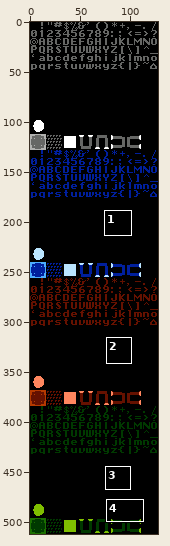
Sprite sheet: graphics/map_tile_options.png. Above: a wide view before the commit, with the close-up outlined.
Close-up. Before the commit:
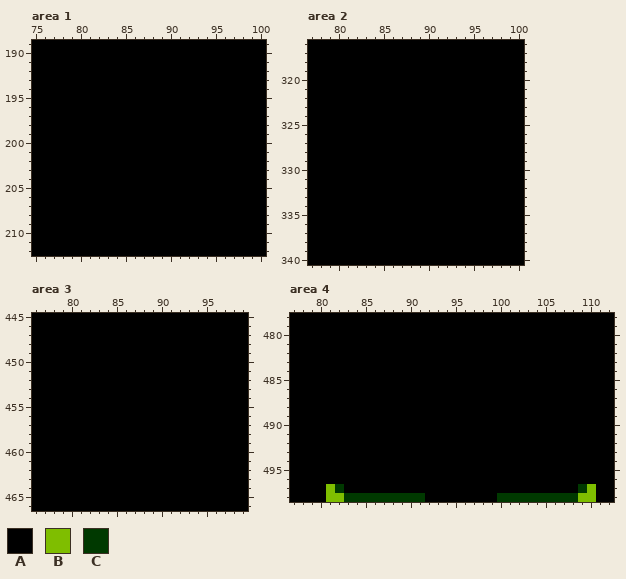
The file is 128x512 pixels. Shown: area 1: x 75..100, y 189..212; area 2: x 77..100, y 316..340; area 3: x 76..99, y 445..466; area 4: x 77..112, y 478..498. The commit also changed other parts of the picture, which this record leaves out.
Palette (. is transparent): A #000000  B #7fbe00  C #003900
Pixels before, area 1, first column x 75:
189 AAAAAAAAAAAAAAAAAAAAAAAAAA
190 AAAAAAAAAAAAAAAAAAAAAAAAAA
191 AAAAAAAAAAAAAAAAAAAAAAAAAA
192 AAAAAAAAAAAAAAAAAAAAAAAAAA
193 AAAAAAAAAAAAAAAAAAAAAAAAAA
194 AAAAAAAAAAAAAAAAAAAAAAAAAA
195 AAAAAAAAAAAAAAAAAAAAAAAAAA
196 AAAAAAAAAAAAAAAAAAAAAAAAAA
197 AAAAAAAAAAAAAAAAAAAAAAAAAA
198 AAAAAAAAAAAAAAAAAAAAAAAAAA
199 AAAAAAAAAAAAAAAAAAAAAAAAAA
200 AAAAAAAAAAAAAAAAAAAAAAAAAA
201 AAAAAAAAAAAAAAAAAAAAAAAAAA
202 AAAAAAAAAAAAAAAAAAAAAAAAAA
203 AAAAAAAAAAAAAAAAAAAAAAAAAA
204 AAAAAAAAAAAAAAAAAAAAAAAAAA
205 AAAAAAAAAAAAAAAAAAAAAAAAAA
206 AAAAAAAAAAAAAAAAAAAAAAAAAA
207 AAAAAAAAAAAAAAAAAAAAAAAAAA
208 AAAAAAAAAAAAAAAAAAAAAAAAAA
209 AAAAAAAAAAAAAAAAAAAAAAAAAA
210 AAAAAAAAAAAAAAAAAAAAAAAAAA
211 AAAAAAAAAAAAAAAAAAAAAAAAAA
212 AAAAAAAAAAAAAAAAAAAAAAAAAA
Pixels before, area 2, first column x 77:
316 AAAAAAAAAAAAAAAAAAAAAAAA
317 AAAAAAAAAAAAAAAAAAAAAAAA
318 AAAAAAAAAAAAAAAAAAAAAAAA
319 AAAAAAAAAAAAAAAAAAAAAAAA
320 AAAAAAAAAAAAAAAAAAAAAAAA
321 AAAAAAAAAAAAAAAAAAAAAAAA
322 AAAAAAAAAAAAAAAAAAAAAAAA
323 AAAAAAAAAAAAAAAAAAAAAAAA
324 AAAAAAAAAAAAAAAAAAAAAAAA
325 AAAAAAAAAAAAAAAAAAAAAAAA
326 AAAAAAAAAAAAAAAAAAAAAAAA
327 AAAAAAAAAAAAAAAAAAAAAAAA
328 AAAAAAAAAAAAAAAAAAAAAAAA
329 AAAAAAAAAAAAAAAAAAAAAAAA
330 AAAAAAAAAAAAAAAAAAAAAAAA
331 AAAAAAAAAAAAAAAAAAAAAAAA
332 AAAAAAAAAAAAAAAAAAAAAAAA
333 AAAAAAAAAAAAAAAAAAAAAAAA
334 AAAAAAAAAAAAAAAAAAAAAAAA
335 AAAAAAAAAAAAAAAAAAAAAAAA
336 AAAAAAAAAAAAAAAAAAAAAAAA
337 AAAAAAAAAAAAAAAAAAAAAAAA
338 AAAAAAAAAAAAAAAAAAAAAAAA
339 AAAAAAAAAAAAAAAAAAAAAAAA
340 AAAAAAAAAAAAAAAAAAAAAAAA
Pixels before, area 3, first column x 76:
445 AAAAAAAAAAAAAAAAAAAAAAAA
446 AAAAAAAAAAAAAAAAAAAAAAAA
447 AAAAAAAAAAAAAAAAAAAAAAAA
448 AAAAAAAAAAAAAAAAAAAAAAAA
449 AAAAAAAAAAAAAAAAAAAAAAAA
450 AAAAAAAAAAAAAAAAAAAAAAAA
451 AAAAAAAAAAAAAAAAAAAAAAAA
452 AAAAAAAAAAAAAAAAAAAAAAAA
453 AAAAAAAAAAAAAAAAAAAAAAAA
454 AAAAAAAAAAAAAAAAAAAAAAAA
455 AAAAAAAAAAAAAAAAAAAAAAAA
456 AAAAAAAAAAAAAAAAAAAAAAAA
457 AAAAAAAAAAAAAAAAAAAAAAAA
458 AAAAAAAAAAAAAAAAAAAAAAAA
459 AAAAAAAAAAAAAAAAAAAAAAAA
460 AAAAAAAAAAAAAAAAAAAAAAAA
461 AAAAAAAAAAAAAAAAAAAAAAAA
462 AAAAAAAAAAAAAAAAAAAAAAAA
463 AAAAAAAAAAAAAAAAAAAAAAAA
464 AAAAAAAAAAAAAAAAAAAAAAAA
465 AAAAAAAAAAAAAAAAAAAAAAAA
466 AAAAAAAAAAAAAAAAAAAAAAAA
Pixels before, area 4, first column x 77:
478 AAAAAAAAAAAAAAAAAAAAAAAAAAAAAAAAAAAA
479 AAAAAAAAAAAAAAAAAAAAAAAAAAAAAAAAAAAA
480 AAAAAAAAAAAAAAAAAAAAAAAAAAAAAAAAAAAA
481 AAAAAAAAAAAAAAAAAAAAAAAAAAAAAAAAAAAA
482 AAAAAAAAAAAAAAAAAAAAAAAAAAAAAAAAAAAA
483 AAAAAAAAAAAAAAAAAAAAAAAAAAAAAAAAAAAA
484 AAAAAAAAAAAAAAAAAAAAAAAAAAAAAAAAAAAA
485 AAAAAAAAAAAAAAAAAAAAAAAAAAAAAAAAAAAA
486 AAAAAAAAAAAAAAAAAAAAAAAAAAAAAAAAAAAA
487 AAAAAAAAAAAAAAAAAAAAAAAAAAAAAAAAAAAA
488 AAAAAAAAAAAAAAAAAAAAAAAAAAAAAAAAAAAA
489 AAAAAAAAAAAAAAAAAAAAAAAAAAAAAAAAAAAA
490 AAAAAAAAAAAAAAAAAAAAAAAAAAAAAAAAAAAA
491 AAAAAAAAAAAAAAAAAAAAAAAAAAAAAAAAAAAA
492 AAAAAAAAAAAAAAAAAAAAAAAAAAAAAAAAAAAA
493 AAAAAAAAAAAAAAAAAAAAAAAAAAAAAAAAAAAA
494 AAAAAAAAAAAAAAAAAAAAAAAAAAAAAAAAAAAA
495 AAAAAAAAAAAAAAAAAAAAAAAAAAAAAAAAAAAA
496 AAAAAAAAAAAAAAAAAAAAAAAAAAAAAAAAAAAA
497 AAAABCAAAAAAAAAAAAAAAAAAAAAAAAAACBAA
498 AAAABBCCCCCCCCCAAAAAAAACCCCCCCCCBBAA
New version:
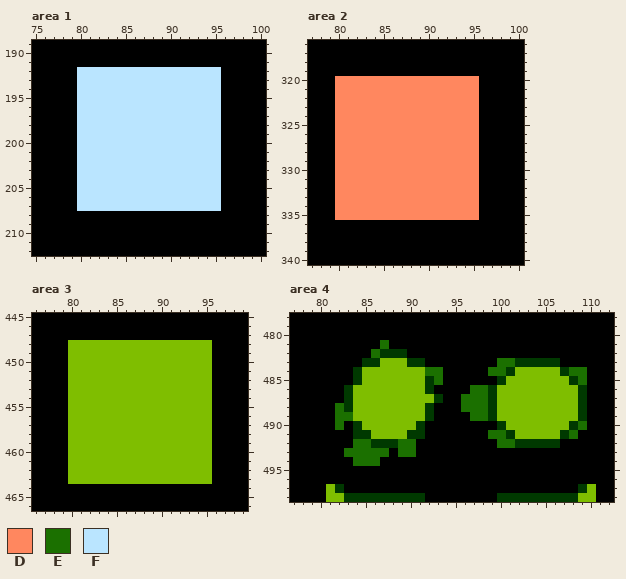
Colours new in this view: D #ff875f  E #1b7000  F #bae5ff
Diff:
Changed rows in their new state; - is an unchanged pixel.
Area 1:
first column x 80:
192 FFFFFFFFFFFFFFFF
193 FFFFFFFFFFFFFFFF
194 FFFFFFFFFFFFFFFF
195 FFFFFFFFFFFFFFFF
196 FFFFFFFFFFFFFFFF
197 FFFFFFFFFFFFFFFF
198 FFFFFFFFFFFFFFFF
199 FFFFFFFFFFFFFFFF
200 FFFFFFFFFFFFFFFF
201 FFFFFFFFFFFFFFFF
202 FFFFFFFFFFFFFFFF
203 FFFFFFFFFFFFFFFF
204 FFFFFFFFFFFFFFFF
205 FFFFFFFFFFFFFFFF
206 FFFFFFFFFFFFFFFF
207 FFFFFFFFFFFFFFFF
Area 2:
first column x 80:
320 DDDDDDDDDDDDDDDD
321 DDDDDDDDDDDDDDDD
322 DDDDDDDDDDDDDDDD
323 DDDDDDDDDDDDDDDD
324 DDDDDDDDDDDDDDDD
325 DDDDDDDDDDDDDDDD
326 DDDDDDDDDDDDDDDD
327 DDDDDDDDDDDDDDDD
328 DDDDDDDDDDDDDDDD
329 DDDDDDDDDDDDDDDD
330 DDDDDDDDDDDDDDDD
331 DDDDDDDDDDDDDDDD
332 DDDDDDDDDDDDDDDD
333 DDDDDDDDDDDDDDDD
334 DDDDDDDDDDDDDDDD
335 DDDDDDDDDDDDDDDD
Area 3:
first column x 80:
448 BBBBBBBBBBBBBBBB
449 BBBBBBBBBBBBBBBB
450 BBBBBBBBBBBBBBBB
451 BBBBBBBBBBBBBBBB
452 BBBBBBBBBBBBBBBB
453 BBBBBBBBBBBBBBBB
454 BBBBBBBBBBBBBBBB
455 BBBBBBBBBBBBBBBB
456 BBBBBBBBBBBBBBBB
457 BBBBBBBBBBBBBBBB
458 BBBBBBBBBBBBBBBB
459 BBBBBBBBBBBBBBBB
460 BBBBBBBBBBBBBBBB
461 BBBBBBBBBBBBBBBB
462 BBBBBBBBBBBBBBBB
463 BBBBBBBBBBBBBBBB
Area 4:
first column x 82:
481 -----E----------------------
482 ----ECCC--------------------
483 ---CCBBBCC--------EECCCCC---
484 --CBBBBBBBEE-----EECBBBBBCEE
485 --CBBBBBBBCE------CBBBBBBBCE
486 -CBBBBBBBBC----EECBBBBBBBBBC
487 -CBBBBBBBBBC--EEECBBBBBBBBBC
488 ECBBBBBBBBC---EEECBBBBBBBBBC
489 EEBBBBBBBBC----EECBBBBBBBBBC
490 E-CBBBBBBC--------CBBBBBBBCE
491 --CCBBBBCC-------EECBBBBBCE-
492 --EECCCEE---------EECCCCC---
493 -EEEEE-EE-------------------
494 --EEE-----------------------
Where, in picture pixels (left, top, right, bottom), the same in both close-ups:
changed: (77, 67, 221, 211)
changed: (335, 76, 479, 220)
changed: (68, 340, 212, 484)
changed: (335, 340, 587, 466)
